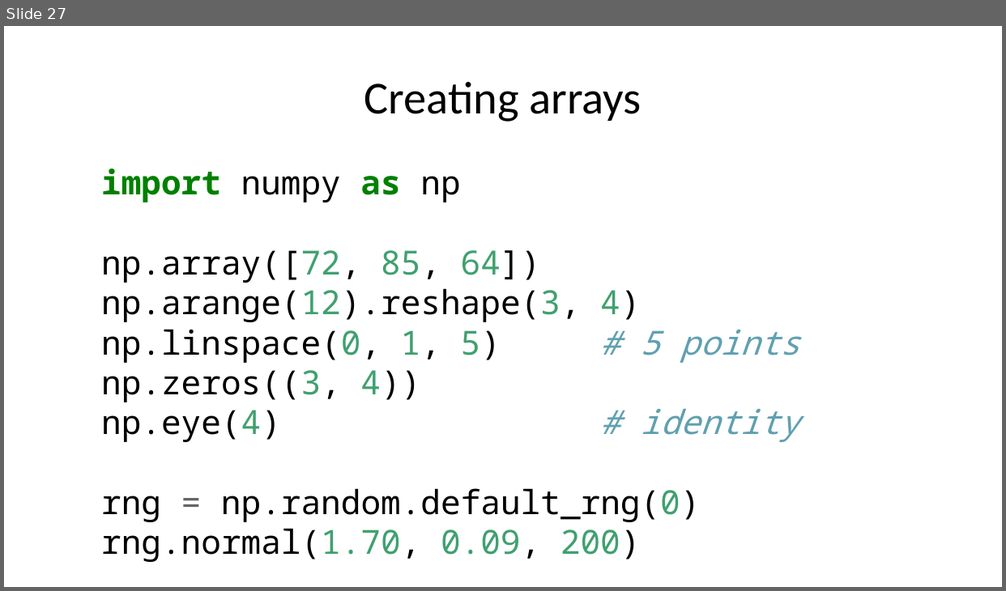
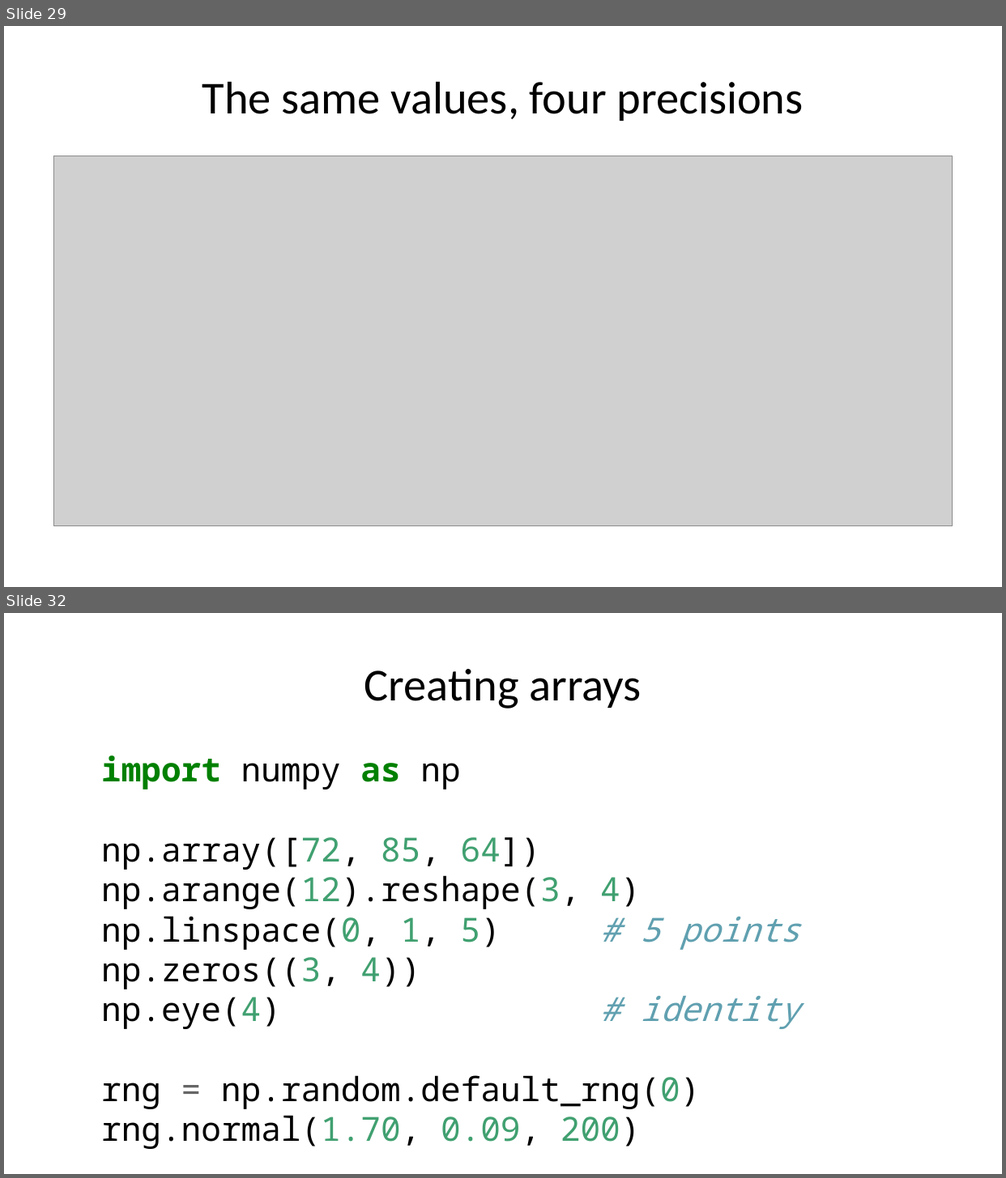
Before and after one commit to MICS-Lab/MS_SanteNum2026, a slide deck: Programming01/Session01/slides.pptx. Shown one above the other, each under a label of ours: slide 27 before the commit, slides 29 and 32 after it; the slides between them are not shown. The pictures are 1006x591 and 1006x1178 pixels, drawn with LibreOffice and Linux fonts; fonts in the diff are those of the drawing; grey boxes stand for pictures. Boxes give left, top, right and bottom in pixels: in the first picture for what was removed or moved away, otherwise in the second. Text is boxed around its words. In the diff, an @@ line names an element or a change of style, - is before the commit and + after.

```diff
--- a/Programming01/Session01/slides.pptx
+++ b/Programming01/Session01/slides.pptx
@@ slide 29 added at (4,26,1002,587), background #FFFFFF @@
@@ title added at (202,81,803,121), 33 pt, text #000000 @@
+The same values, four precisions
@@ picture added at (54,156,952,527) @@
@@ what was slide 27 is now slide 32 @@
```
Also in this commit, not shown: 4 other slides added, 1 other file.
